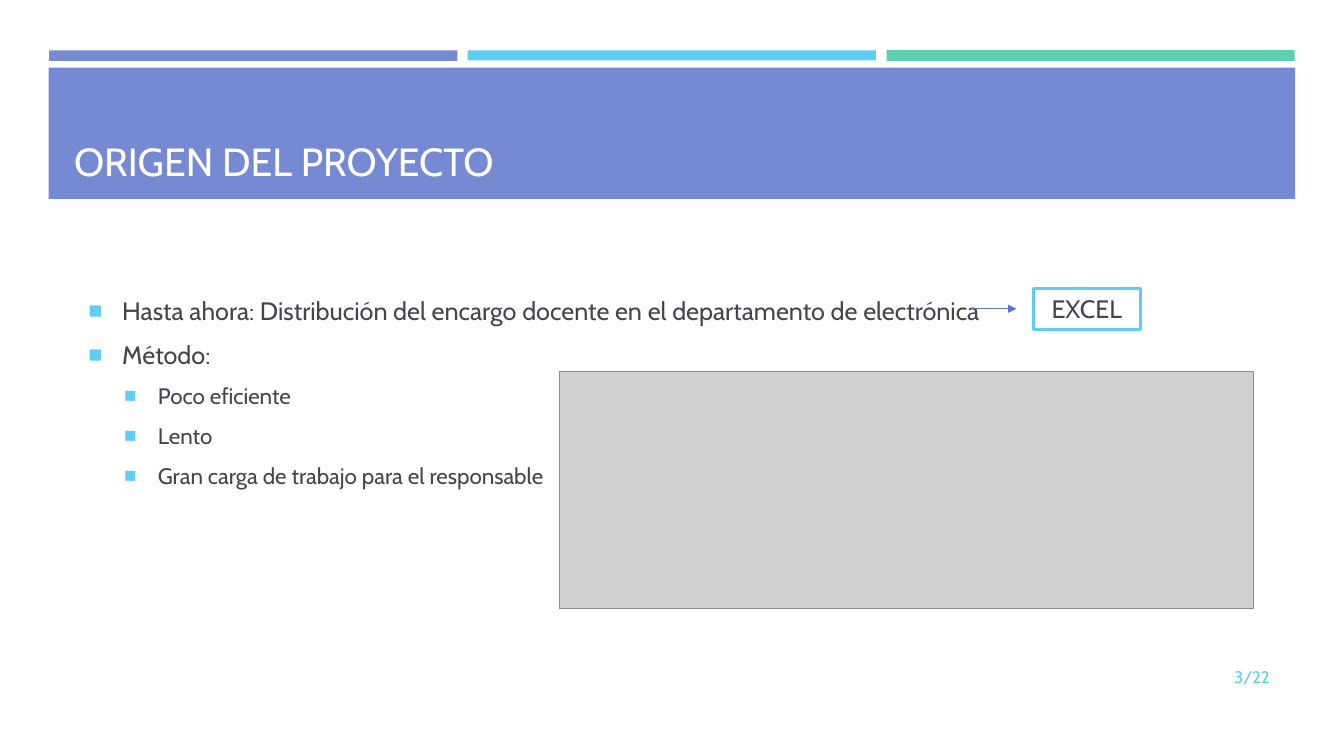
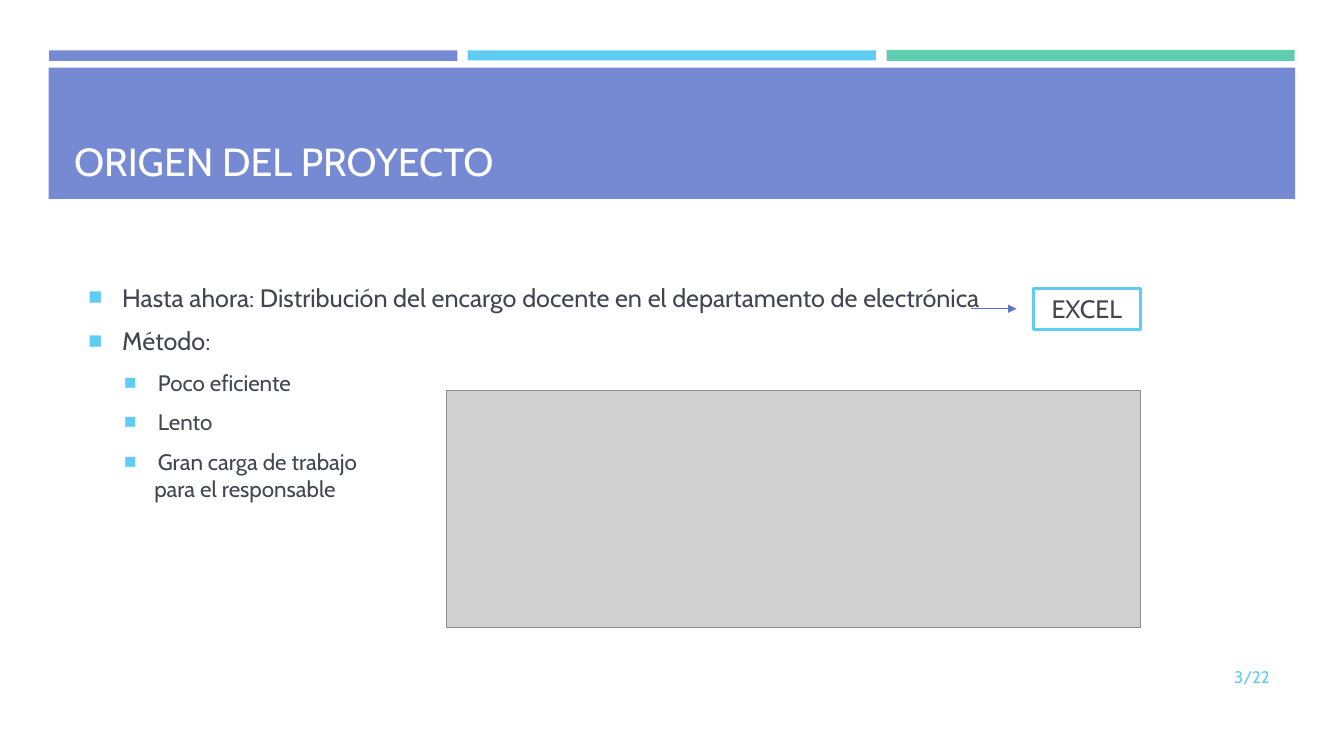
Before and after one commit to mdlunag/tfg, a slide deck: slide 3 of tfg_presentacio.pptx. Drawn at 1344x756 pixels with LibreOffice and Linux fonts; fonts in the diff are those of the drawing; grey boxes stand for pictures. Boxes give left, top, right and bottom in pixels: in the first picture for what was removed or moved away, otherwise in the second. Text is boxed around its words. In the diff, an @@ line names an element or a change of style, - is before the commit and + after.

```diff
--- a/tfg_presentacio.pptx
+++ b/tfg_presentacio.pptx
@@ picture moved from (x1=560, y1=372, x2=1253, y2=609) to (x1=447, y1=391, x2=1140, y2=628) @@
@@ text at (x1=154, y1=453, x2=357, y2=503): text changed @@
-  ■ Gran carga de trabajo para el responsable
+  ■ Gran carga de trabajo
+  para el responsable
```
Also in this commit, not shown: 9 other slides changed, 4 slides added, 1 slide removed, 4 other files.
